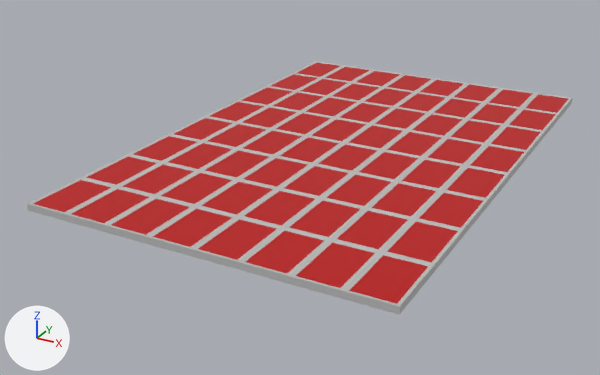
Two versions of the FBX model Assets/Art/Map/Dance_Floor.fbx, one commit apart.
Rendered twice from a camera (50 mm lens) standing at (0.0998, -0.2299, 0.0886) and looking at (-0.0089, -0.0323, -0.0102). Arrows for +X, +Y and +Z are at lower left; the lights stay in place. Where no turn or scale is listed for an object, it has been applied to the vertices.

Names of what the first picture shows: 'Dance'.
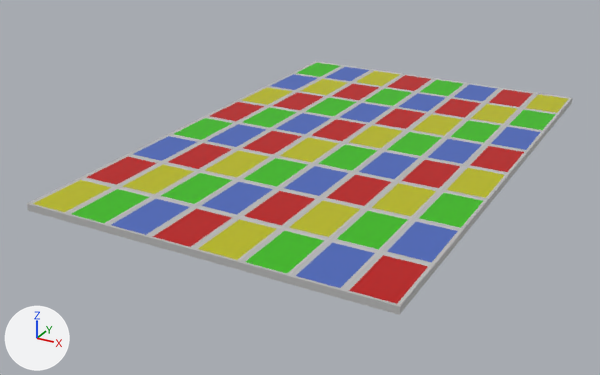
Pixel boxes (x1, y1, x2, y2) of what changed, in the pictures (600 x 375 px):
part 1 of me_mesh, recoloured (red to blue): (112, 67, 541, 288) in both
part 2 of me_mesh, recoloured (red to green): (72, 63, 556, 273) in both
part 3 of me_mesh, recoloured (red to yellow): (33, 71, 568, 260) in both

Patch to the scene script:
```diff
--- a/Assets/Art/Map/Dance_Floor.fbx.py
+++ b/Assets/Art/Map/Dance_Floor.fbx.py
@@ mat_lambert3 @@
+mat_lambert3 = principled_material('lambert3')
+mat_lambert3.base_color = (0.0675, 0.134, 0.5)  # blue #4966bc
@@ mat_lambert4 @@
+mat_lambert4 = principled_material('lambert4')
+mat_lambert4.base_color = (0.0385, 0.5, 0.0)  # green #37bc00
@@ mat_lambert5 @@
+mat_lambert5 = principled_material('lambert5')
+mat_lambert5.base_color = (0.5, 0.5, 0.0)  # yellow #bcbc00
@@ me_mesh @@
 me_mesh.from_pydata(...)  # 593 vertices, 577 faces; spans x -0.05..0.05, y -0.077..0.077, z -0.005..-0.003
 # used by ob_dance; location = (0.0, -0.0217, 0.0053)
+# me_mesh part 1: 16 of the faces centred in x -0.043..0.043, y -0.067..0.067, z -0.003 switch from mat_colors (red #bc0000) to mat_lambert3 (blue #4966bc)
+# me_mesh part 2: 16 of the faces centred in x -0.043..0.043, y -0.067..0.067, z -0.003 switch from mat_colors (red #bc0000) to mat_lambert4 (green #37bc00)
+# me_mesh part 3: 15 of the faces centred in x -0.043..0.043, y -0.067..0.067, z -0.003 switch from mat_colors (red #bc0000) to mat_lambert5 (yellow #bcbc00)
 me_mesh.materials.append(mat_lambert1)
```
